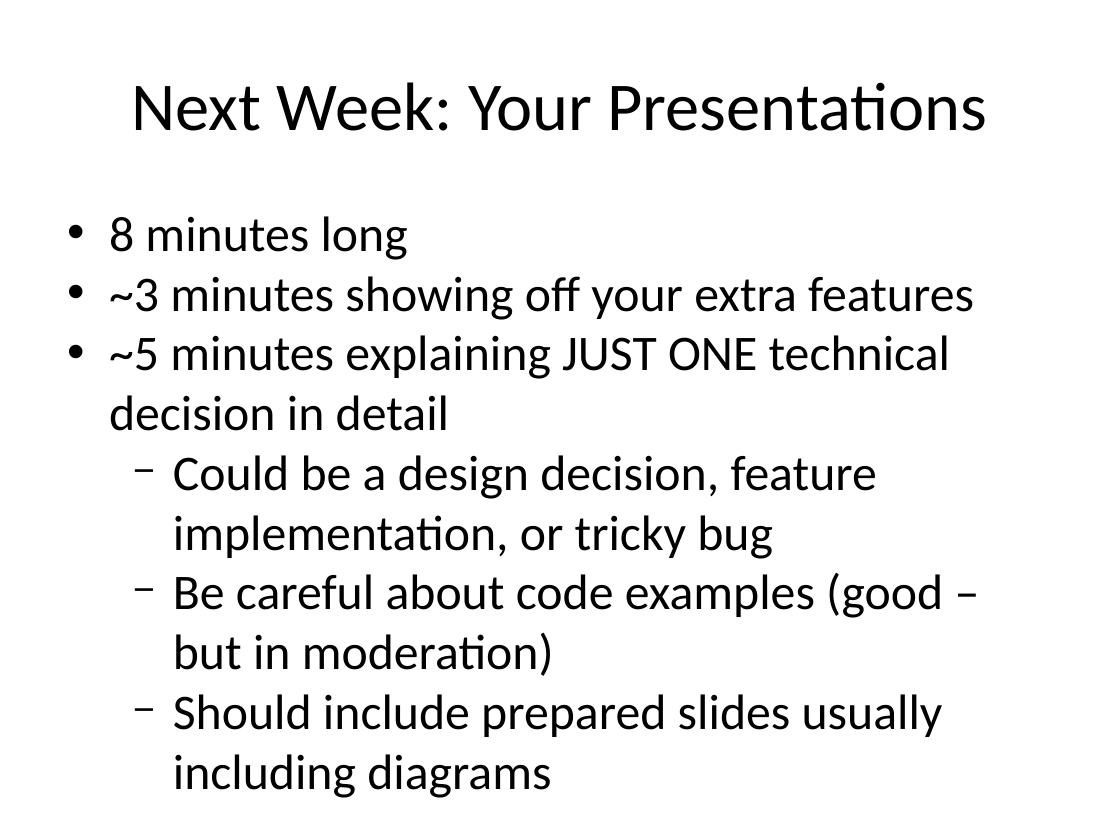
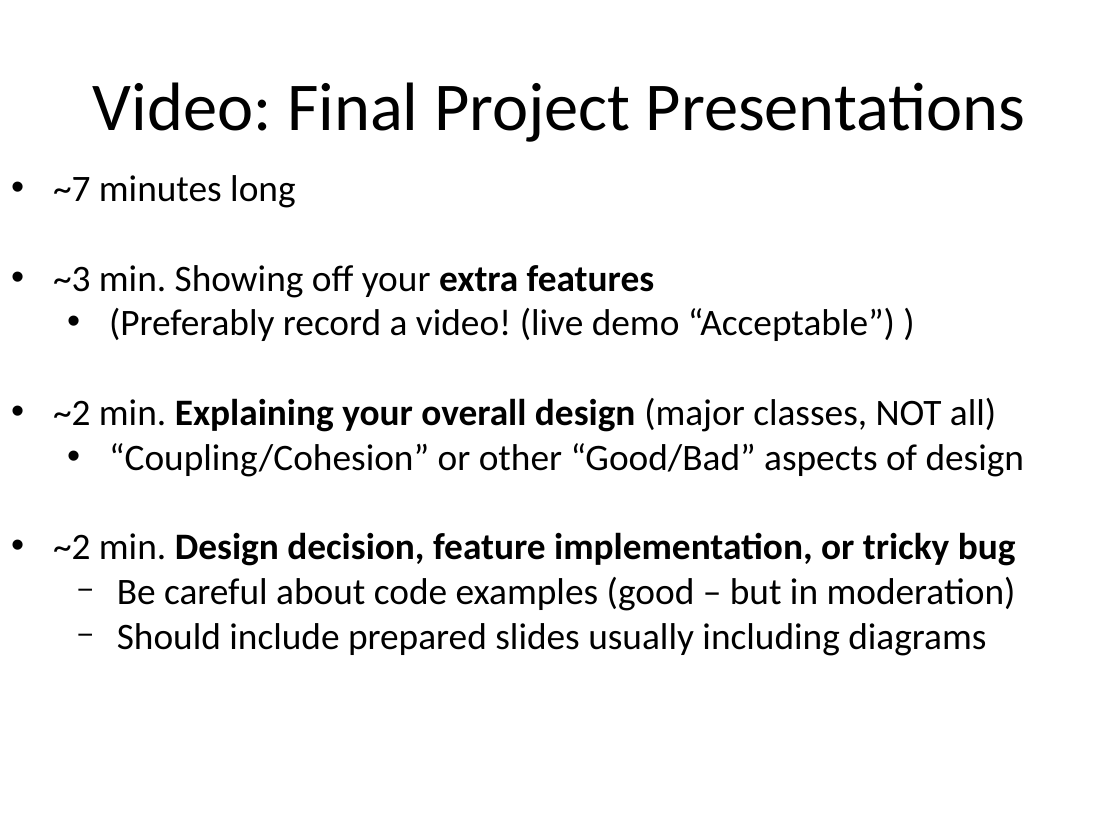
Before and after one commit to RHIT-CSSE/csse220, a slide deck: slide 9 of ClassMaterials/MergeSort/Slides/MergeSort.pptx (slide 5 before the commit). Drawn at 1120x840 pixels with LibreOffice and Linux fonts; fonts in the diff are those of the drawing. Boxes give left, top, right and bottom in pixels: in the first picture for what was removed or moved away, otherwise in the second. Text is boxed around its words. In the diff, an @@ line names an element or a change of style, - is before the commit and + after.

Commit message:
updating slides

```diff
--- a/ClassMaterials/MergeSort/Slides/MergeSort.pptx
+++ b/ClassMaterials/MergeSort/Slides/MergeSort.pptx
@@ text at [93,82,1026,142]: text changed @@
-Next Week: Your Presentations
+Video: Final Project Presentations
@@ text "~7 minutes long": place and size @@
-text "~7 minutes long" at [109,216,974,737]
+text "~7 minutes long" at [53,175,1024,656]
@@ text at [53,175,1024,566]: text changed; size 32 to 24 pt @@
-• 8 minutes long
-• ~3 minutes showing off your extra features
-• ~5 minutes explaining JUST ONE technical decision in detail
-  − Could be a design decision, feature implementation, or tricky bug
+• ~7 minutes long
+• ~3 min. Showing off your extra features
+  • (Preferably record a video! (live demo “Acceptable”) )
+• ~2 min. Explaining your overall design (major classes, NOT all)
+  • “Coupling/Cohesion” or other “Good/Bad” aspects of design
+• ~2 min. Design decision, feature implementation, or tricky bug
@@ text at [117,577,1016,656]: size 32 to 24 pt in "Be careful about code examples (good – ...", "Should include prepared slides usually including diagrams" @@
```
Also in this commit, not shown: 2 other slides changed, 13 slides added, 1 slide removed, 2 other files.
